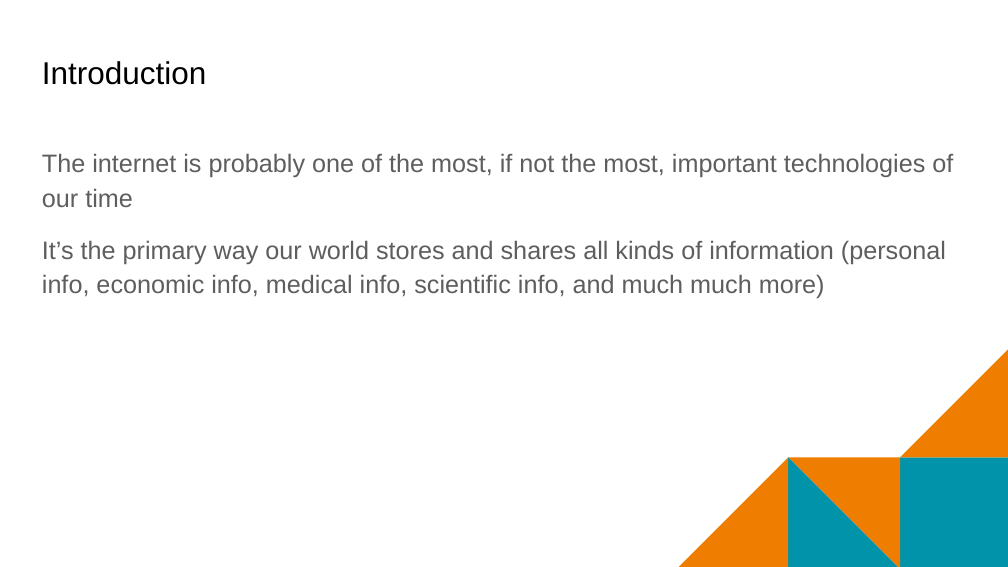
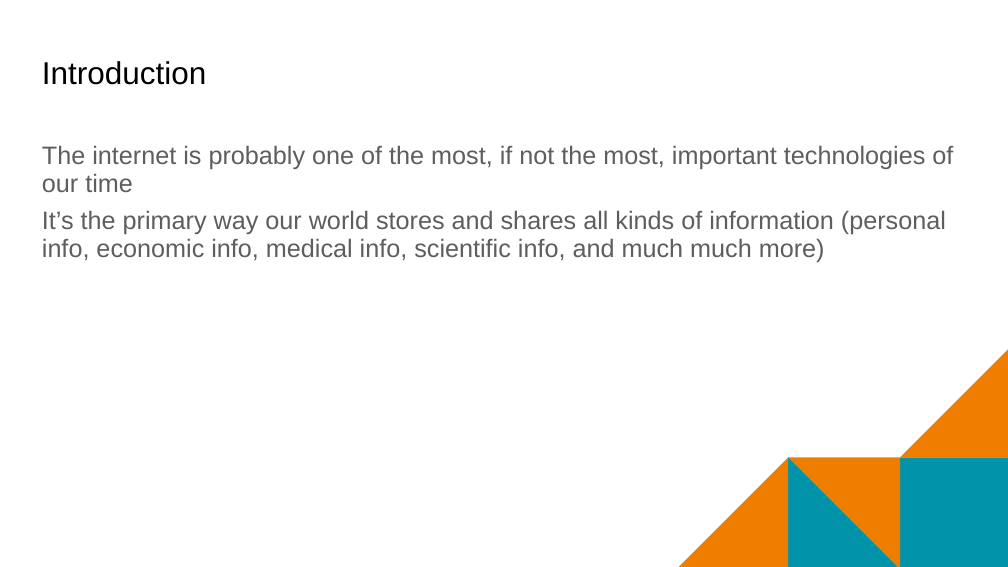
Before and after one commit to mr-eggleton/web-lit-core, a slide deck: slide 4 of final ppt/02-map-the-web.pptx. Drawn at 1008x567 pixels with LibreOffice and Linux fonts; fonts in the diff are those of the drawing; background and template pictures are left out. Boxes give left, top, right and bottom in pixels: in the first picture for what was removed or moved away, otherwise in the second. Text is boxed around its words. In the diff, an @@ line names an element or a change of style, - is before the commit and + after.

```diff
--- a/final ppt/02-map-the-web.pptx
+++ b/final ppt/02-map-the-web.pptx
@@ text "The internet is probably one ..." at [42, 145, 953, 262]: line spacing 1.15 to 0.9; less space between paragraphs @@
```
Also in this commit, not shown: 8 other slides changed, 4 other files.
